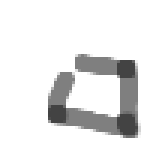
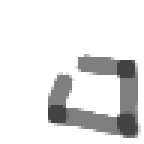
Layers edited between the first and the second 144 × 144 image:
painted on "handle.png" over 57, 54, 87, 87
